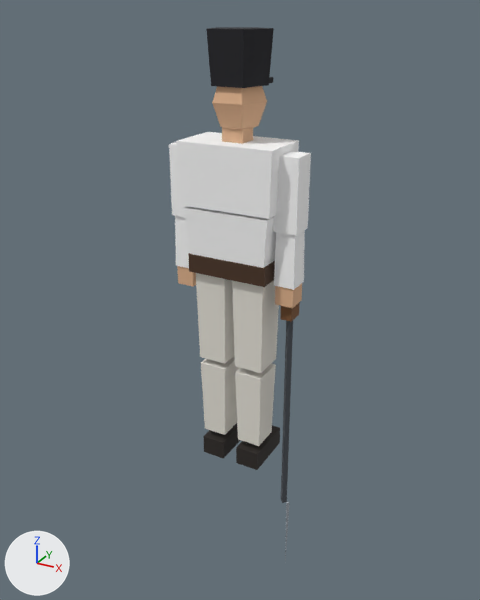
A saved change to the glTF model game/assets/models/soldier_c19_line_lod1.glb.
Before and after are seen from a 50 mm lens placed at (1.29, -2.32, 1.97), pointed at (-0.01, 0.04, 0.79). The axes (+X, +Y, +Z) are drawn at lower left. The lights are the same throughout. The first picture is the older version. Vertices at exactly the same position are counted once.

Names of what the first picture shows: 'c19_line_lod1_static'.
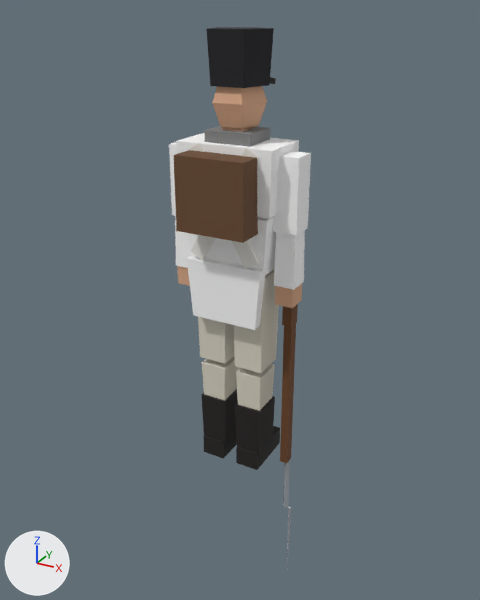
Diff of the bpy script that builds the scene:
```diff
--- a/game/assets/models/soldier_c19_line_lod1.glb.py
+++ b/game/assets/models/soldier_c19_line_lod1.glb.py
@@ me_c19_line_lod1_001 @@
 # used by ob_c19_line_lod1_static; location = (0.0, 0.0, 0.0)
 # verts and faces of me_c19_line_lod1_001; kept vertices keep their numbers, new ones are numbered from 183
 # before: 8 (0.04, -0.06, 0.13) at pixel (237, 439), 10 (0.04, 0.06, 0.13), 12 (0.15, -0.06, 0.13) at pixel (258, 446), 14 (0.15, 0.06, 0.13) at pixel (271, 431), 32 (-0.15, -0.06, 0.13) at pixel (204, 428)
 # before: 34 (-0.15, 0.06, 0.13), 36 (-0.04, -0.06, 0.13) at pixel (224, 435), 38 (-0.04, 0.06, 0.13)
-me_c19_line_lod1_001.from_pydata(...)  # 183 vertices, 278 faces; spans x -0.29..0.29, y -0.12..0.16, z -0.61..1.9
+me_c19_line_lod1_001.from_pydata(...)  # 247 vertices, 374 faces; spans x -0.29..0.29, y -0.23..0.16, z -0.68..1.9
+# me_c19_line_lod1_001 part 1: a new loose piece, a box spanning x 0.03..0.15, y -0.07..0.07, z 0.08..0.32, in mat_vertexcolour
+# me_c19_line_lod1_001 part 2: a new loose piece, a box spanning x -0.15..-0.03, y -0.07..0.07, z 0.08..0.32, in mat_vertexcolour
+# me_c19_line_lod1_001 part 3: a new loose piece, a box spanning x -0.1..0.1, y -0.085..0.085, z 1.465..1.535, in mat_vertexcolour
+# me_c19_line_lod1_001 part 4: the loose piece of 8 vertices spanning x -0.18..0.18, y -0.1..0.1, z 0.94..1.02 is scaled about its middle by (0.896, 0.23, 3.25), then moved by (0.0, -0.11, -0.1)
+# me_c19_line_lod1_001 part 5: a new loose piece, a box spanning x -0.15..0.15, y -0.23..-0.11, z 1.16..1.46, in mat_vertexcolour
+# me_c19_line_lod1_001 part 6: the loose piece of 8 vertices spanning x -0.08..0.08, y 0.09..0.14, z 1.7..1.72 is moved by (0.0, 0.01, 0.0)
+# me_c19_line_lod1_001 part 7: a new loose piece, a box spanning x 0.219..0.261, y -0.01..0.05, z 0.74..1.04, in mat_vertexcolour
+# me_c19_line_lod1_001 part 8: a new loose piece, a box spanning x 0.222..0.258, y 0.002..0.048, z 0.03..0.75, in mat_vertexcolour
+# me_c19_line_lod1_001 part 9: the loose piece of 8 vertices spanning x 0.22..0.26, y 0.0..0.04, z -0.21..0.94 is scaled about its middle by (0.875, 0.875, 0.974), then moved by (0.0, 0.03, -0.06)
+# me_c19_line_lod1_001 part 10: the loose piece of 8 vertices spanning x 0.21..0.26, y -0.02..0.06, z 0.77..1.17 is deleted
+# me_c19_line_lod1_001 part 11
+for i in [8, 10, 12, 14, 32, 34, 36, 38]: verts[i] += (0.0, 0.0, 0.19)
+# me_c19_line_lod1_001 part 12
+# 8 vertices are added at x -0.16..0.16, y -0.12, z 1.01..1.49
+# 8 new vertices lie (0.0, 0.24, 0.0) away from vertices in x -0.16..0.16, y -0.12, z 1.01..1.49
+# 24 new faces join them
+# me_c19_line_lod1_001 part 13
+verts[199] = (0.26, 0.03, -0.26)  # pixel (288, 508)
+verts[200] = (0.27, 0.05, -0.26)  # pixel (291, 507)
+verts[201] = (0.25, 0.05, -0.26)  # pixel (288, 506)
+verts[202] = (0.26, 0.05, -0.68)
+faces += [(200, 202, 201), (199, 202, 200), (199, 200, 201), (199, 201, 202)]
+# me_c19_line_lod1_001 part 14: 138 kept faces spanning x -0.28..0.28, y -0.08..0.16, z 0.0..1.77 get new vertex colours
+# other edits to the shape of me_c19_line_lod1_001 do not show in these pictures
 me_c19_line_lod1_001.materials.append(mat_vertexcolour)
```

Changed parts and their boxes [x1, y1, x2, y2] in the pictures (480 x 600 px; the box of a moved part takes in the faces that stretch with it):
'c19_line_lod1_static', reshaped: before [169, 27, 311, 561]; after [169, 27, 311, 565]
part 1 of me_c19_line_lod1_001, added: after [235, 396, 275, 456]
part 2 of me_c19_line_lod1_001, added: after [201, 389, 238, 444]
part 3 of me_c19_line_lod1_001, added: after [205, 126, 270, 147]
part 4 of me_c19_line_lod1_001, moved or reshaped: before [188, 253, 275, 287]; after [187, 256, 265, 330]
part 5 of me_c19_line_lod1_001, added (brown): after [174, 150, 258, 243]
part 6 of me_c19_line_lod1_001, moved or reshaped: before [269, 77, 273, 83]; after [270, 77, 276, 84]
part 7 of me_c19_line_lod1_001, added: after [282, 304, 298, 327]
part 8 of me_c19_line_lod1_001, added (brown): after [280, 323, 296, 463]
part 9 of me_c19_line_lod1_001, moved or reshaped: before [281, 321, 293, 503]; after [283, 460, 290, 508]
part 10 of me_c19_line_lod1_001, deleted: before [280, 302, 300, 322]
part 11 of me_c19_line_lod1_001, moved or reshaped: before [201, 361, 276, 446]; after [202, 360, 275, 411]
part 12 of me_c19_line_lod1_001, added: after [187, 138, 274, 269]
part 13 of me_c19_line_lod1_001, added: after [287, 506, 292, 565]
part 14 of me_c19_line_lod1_001, recoloured: [185, 86, 302, 455] in both
